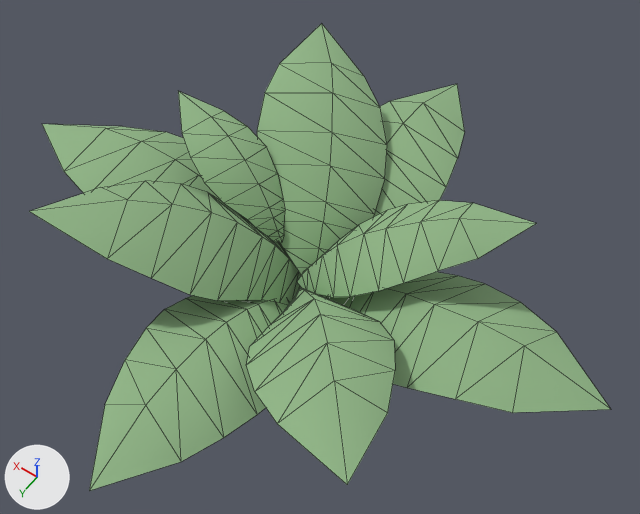
Before and after pictures for a commit that changed the glTF model frontend/public/models/archingshrub_1.glb.
Before and after are seen from a 50 mm lens placed at (-2.54, 3.32, 5.82), pointed at (-0.17, 0.0, 0.6). Every picture has the same lights, and +X, +Y and +Z are marked at lower left. The first picture is the older version. Mesh edges are drawn as thin lines. Vertices at exactly the same position are counted once.

In view in the first picture: 'Fern_1'.
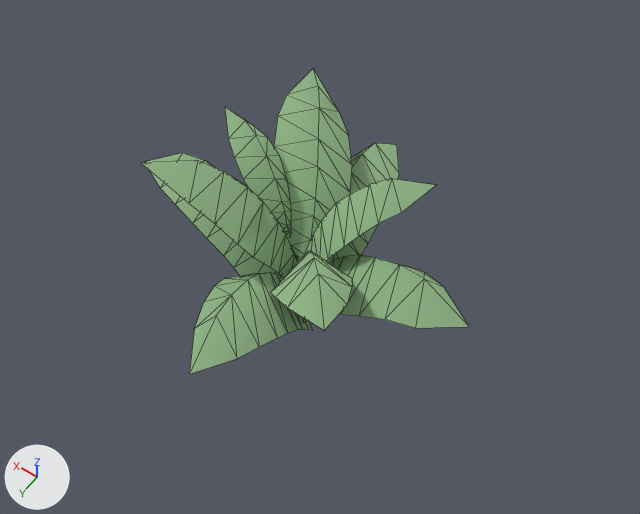
Where the change shows, as pixel boxes [x1, y1, x2, y2] in the pictures (640 x 514 px; the box of a moved part takes in the faces that stretch with it):
'Fern_1', reshaped (43% narrower, 35% shorter): before [29, 24, 610, 491]; after [141, 69, 469, 374]
part 1 of me_fern_1_mesh, moved or reshaped: before [297, 200, 537, 297]; after [304, 178, 436, 261]
part 2 of me_fern_1_mesh, moved or reshaped: before [89, 295, 290, 491]; after [189, 273, 313, 374]
part 3 of me_fern_1_mesh, moved or reshaped: before [42, 124, 220, 200]; after [145, 153, 282, 277]
part 4 of me_fern_1_mesh, moved or reshaped: before [299, 84, 465, 288]; after [296, 143, 399, 262]
part 5 of me_fern_1_mesh, moved or reshaped: before [318, 272, 610, 413]; after [303, 255, 469, 328]
part 6 of me_fern_1_mesh, moved or reshaped: before [29, 181, 300, 302]; after [141, 160, 298, 278]
part 7 of me_fern_1_mesh, moved or reshaped: before [257, 24, 387, 274]; after [274, 69, 352, 263]
part 8 of me_fern_1_mesh, moved or reshaped: before [178, 91, 285, 243]; after [225, 107, 291, 237]
part 9 of me_fern_1_mesh, moved or reshaped: before [246, 288, 395, 485]; after [271, 251, 352, 330]

Edits to the bpy script that builds the scene:
```text
Change me_fern_1_mesh:
    used by ob_fern_1; location = (0.0, 0.0, 0.0)
    remove me_fern_1_mesh.from_pydata(...)  # 234 vertices, 288 faces; spans x -2.47..2.58, y -2.45..2.28, z -0.14..1.36
    add me_fern_1_mesh.from_pydata(...)  # 234 vertices, 288 faces; spans x -1.4..1.46, y -1.39..1.29, z -0.17..1.69
    me_fern_1_mesh part 1: the loose piece of 26 vertices spanning x -1.46..-0.03, y -0.75..0.21, z 0.3..1.21 is scaled about the mesh origin by (0.566, 0.566, 1.24)
    me_fern_1_mesh part 2: the loose piece of 26 vertices spanning x -0.53..0.54, y 0.06..2.28, z -0.09..0.71 is scaled about the mesh origin by (0.566, 0.566, 1.24)
    me_fern_1_mesh part 3: the loose piece of 26 vertices spanning x 0.09..2.58, y -0.56..0.63, z -0.14..0.81 is scaled about the mesh origin by (0.566, 0.566, 1.24)
    me_fern_1_mesh part 4: the loose piece of 26 vertices spanning x -0.57..0.6, y -2.45..0.03, z -0.12..0.73 is scaled about the mesh origin by (0.566, 0.566, 1.24)
    me_fern_1_mesh part 5: the loose piece of 26 vertices spanning x -2.47..0.04, y -0.63..0.57, z -0.1..0.79 is scaled about the mesh origin by (0.566, 0.566, 1.24)
    me_fern_1_mesh part 6: the loose piece of 26 vertices spanning x -0.05..1.28, y -0.25..1.29, z 0.06..1.36 is scaled about the mesh origin by (0.566, 0.566, 1.24)
    me_fern_1_mesh part 7: the loose piece of 26 vertices spanning x -0.28..1.07, y -1.77..0.05, z 0.2..1.2 is scaled about the mesh origin by (0.566, 0.566, 1.24)
    me_fern_1_mesh part 8: the loose piece of 26 vertices spanning x 0.19..1.43, y -0.46..0.12, z 0.52..1.19 is scaled about the mesh origin by (0.566, 0.566, 1.24)
    me_fern_1_mesh part 9: the loose piece of 26 vertices spanning x -1.44..-0.03, y 0.07..1.51, z 0.12..1.09 is scaled about the mesh origin by (0.566, 0.566, 1.24)
```
